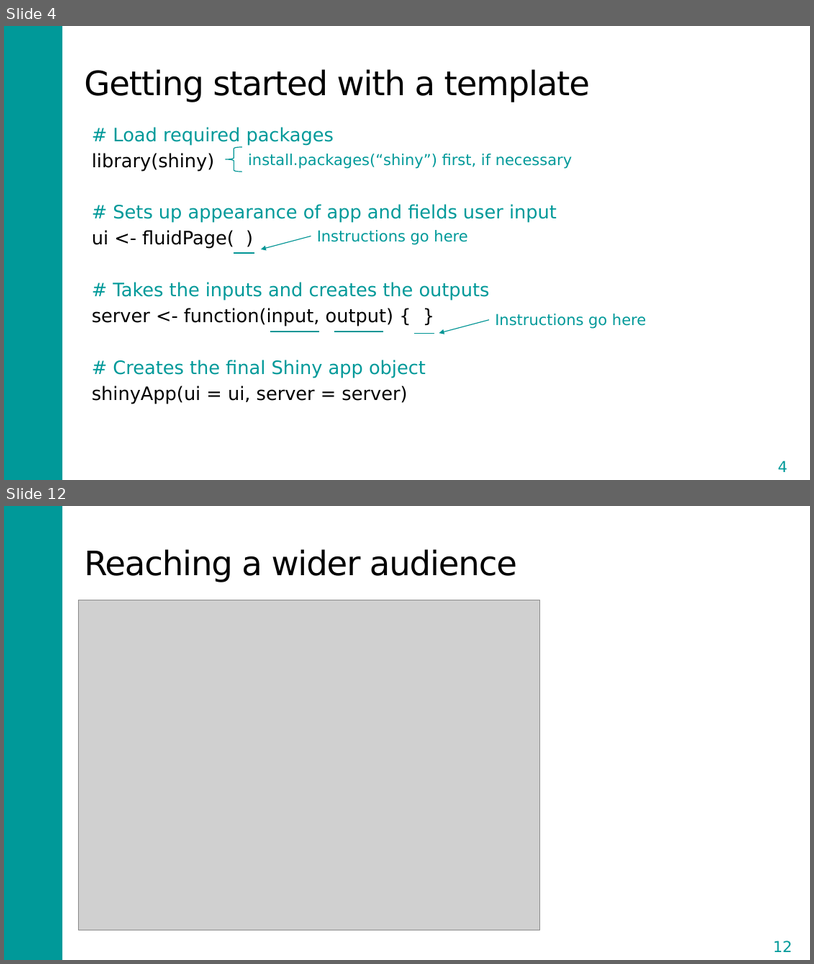
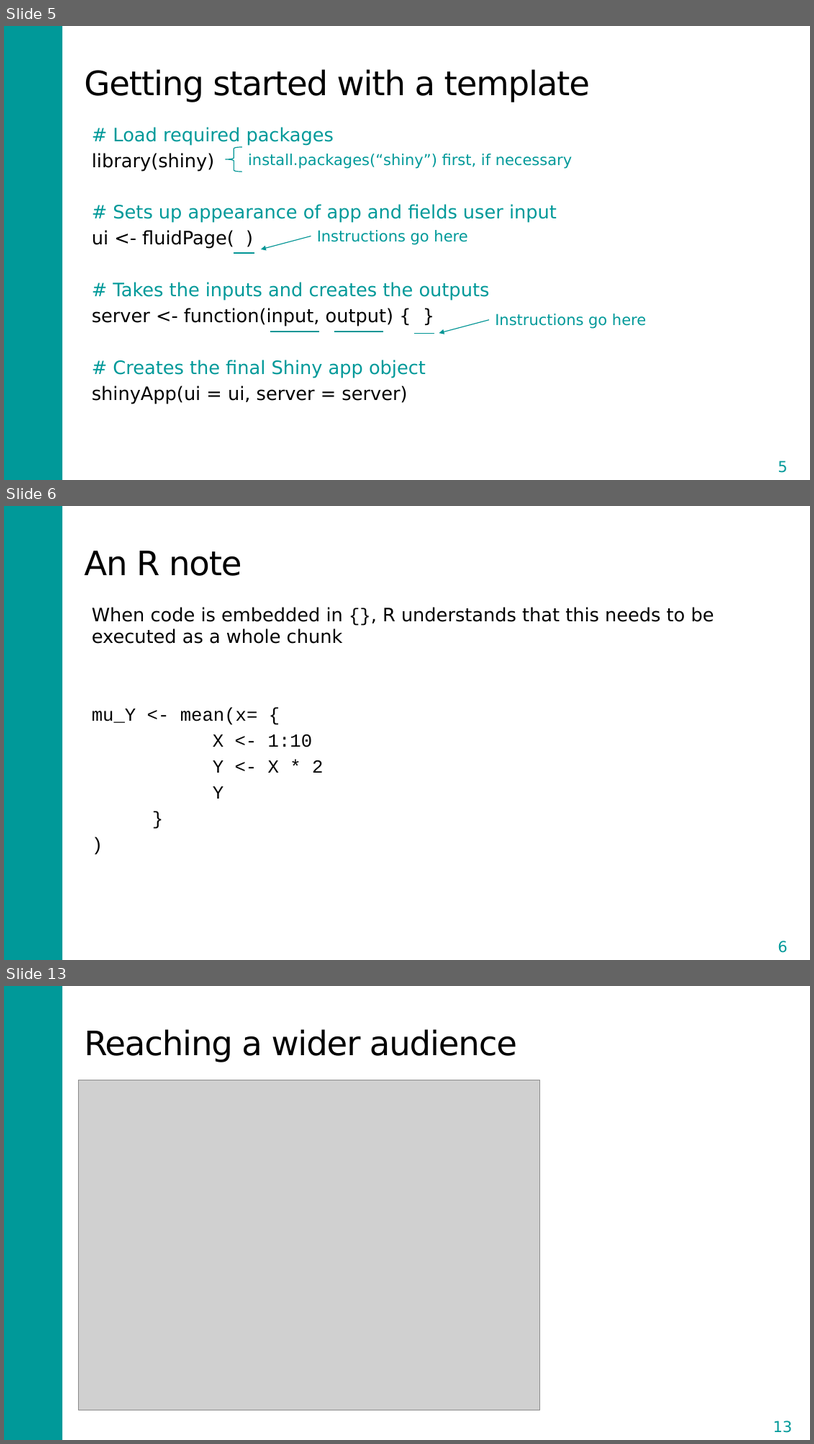
Before and after one commit to DARTH-git/Course-Modularization, a slide deck: static/Course_Modularization/Shiny/Shiny_slides.pptx. Shown one above the other, each under a label of ours: slides 4 and 12 before the commit, slides 5, 6 and 13 after it; the slides between them are not shown. The pictures are 814x964 and 814x1444 pixels, drawn with LibreOffice and Linux fonts; fonts in the diff are those of the drawing; grey boxes stand for pictures. Boxes give left, top, right and bottom in pixels: in the first picture for what was removed or moved away, otherwise in the second. Text is boxed around its words. In the diff, an @@ line names an element or a change of style, - is before the commit and + after.

```diff
--- a/static/Course_Modularization/Shiny/Shiny_slides.pptx
+++ b/static/Course_Modularization/Shiny/Shiny_slides.pptx
@@ slide 6 added at <box>4,506,810,960</box>, background #FFFFFF; not listed: 1 template element that a slide beside it also shows @@
@@ title added at <box>84,551,242,576</box>, 40 pt, text #000000 @@
+An R note
@@ text added at <box>92,607,715,798</box>, 22 pt, text #000000 @@
+When code is embedded in {}, R understands that this needs to be executed as a whole chunk
+mu_Y <- mean(x= {
+X <- 1:10
+Y <- X * 2
+Y
+}
+)
@@ page number added at <box>759,933,808,959</box>, outline #FFFFFF 1.5 pt, 18 pt, text #009999 @@
+6
@@ what was slide 4 is now slide 5 @@
@@ page number at <box>778,460,787,472</box>: text changed @@
-4
+5
@@ what was slide 12 is now slide 13 @@
@@ page number at <box>774,1420,793,1432</box>: text changed @@
-12
+13
```
Also in this commit, not shown: 1 slide changed, 7 other slides added, 7 slides removed, 13 other files.
